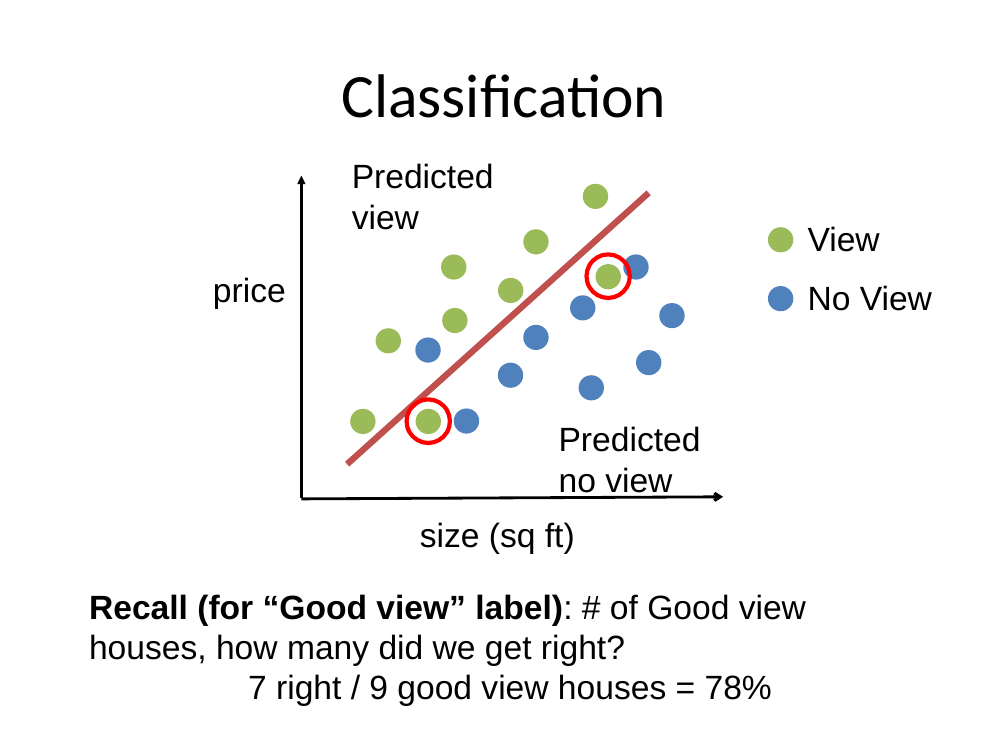
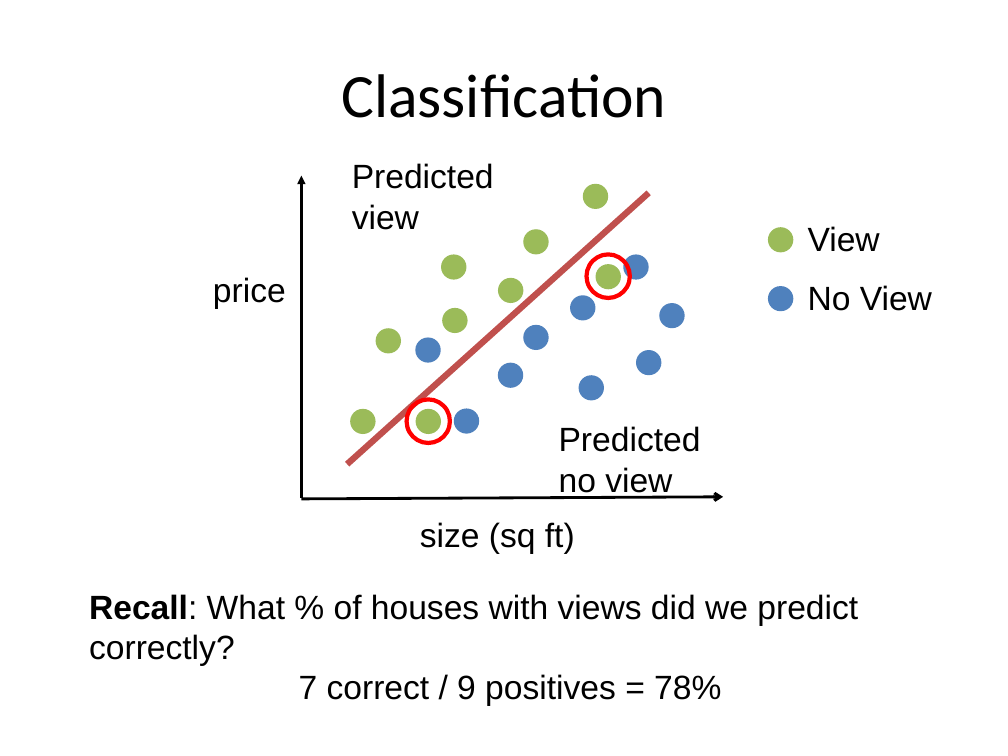
Before and after one commit to aloksharma1993/techfest-ml-tutorial, a slide deck: slide 18 of Techfest_ML.pptx. Drawn at 1008x756 pixels with LibreOffice and Linux fonts; fonts in the diff are those of the drawing. Boxes give left, top, right and bottom in pixels: in the first picture for what was removed or moved away, otherwise in the second. Text is boxed around its words. In the diff, an @@ line names an element or a change of style, - is before the commit and + after.

```diff
--- a/Techfest_ML.pptx
+++ b/Techfest_ML.pptx
@@ text at (x1=89, y1=594, x2=858, y2=706): text changed @@
-Recall (for “Good view” label): # of Good view houses, how many did we get right?
-7 right / 9 good view houses = 78%
+Recall: What % of houses with views did we predict correctly?
+7 correct / 9 positives = 78%
```
Also in this commit, not shown: 6 other slides changed.
